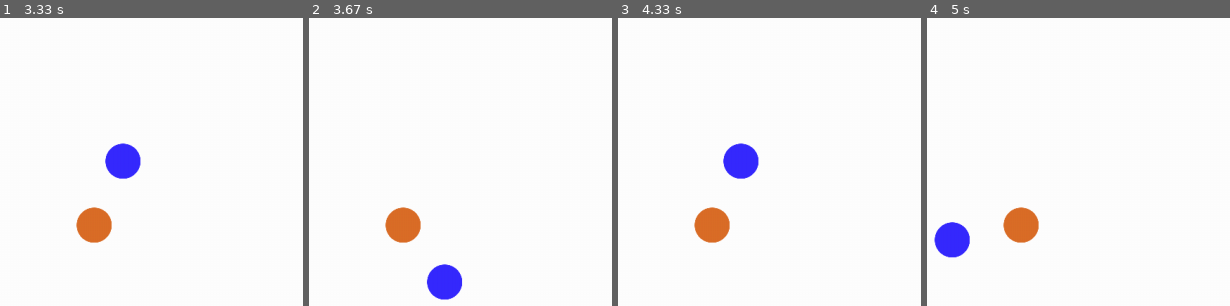
Above: before the commit, frames 1-4 (left to right).
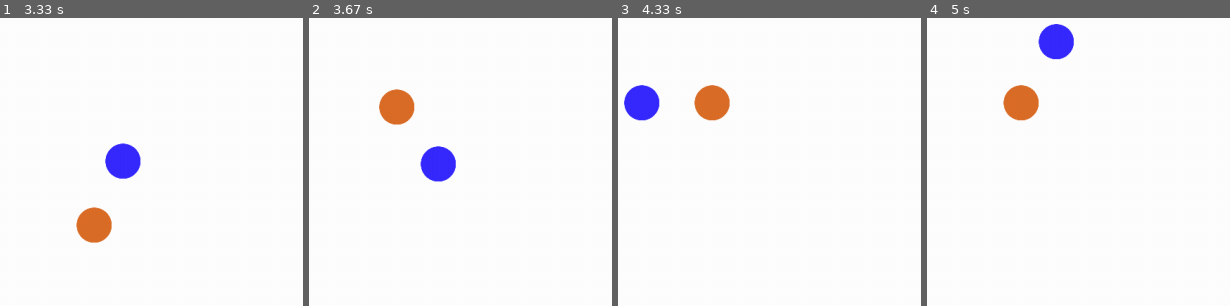
Above: after the commit, the same moments.

Repository: en0chC/Never-Ending-Circles
Game: pygame game, started from __main__.py
The game is run twice, just before and just after one commit, with the same random seed, the same clock (stepped at 60 frames per second) and the same inputs.
Inputs:
- Up to frame 1 (3.33 s): no input
- Up to frame 2 (3.67 s): tap D at 3.33 s
- Up to frame 3 (4.33 s): hold D 3.67-4.13 s; hold R from 4.17 s (still down)
- Up to frame 4 (5 s): release R at 4.63 s

Frame 1 is identical in both runs. In frame 2, 4.7% of the frame differs, in the area x 23-51%, y 24-98%; in frame 3, 4.7%, in the area x 1-47%, y 23-79%; in frame 4, 4.7%.

Commit message:
Circular motion mostly completed

Diff:
--- a/game.py
+++ b/game.py
@@ -11,7 +11,7 @@
 """
 #------------------------------------------------------------------------------
 from sys import exit # Used to exit the game
-from time import sleep # Used for counting down the start of the game
+from time import sleep # Used for the countdown at the start of the game
 #------------------------------------------------------------------------------
 import pygame
 #------------------------------------------------------------------------------
@@ -53,6 +53,20 @@
                     if event.key == pygame.K_ESCAPE:
                         pygame.quit()
                         exit()
+                    # Switch movement states of both circles
+                    if event.key == pygame.K_d:
+                        if (self.player.sprites()[0].moveState == "Move"):
+                            self.player.sprites()[0].moveState = "Fixed"
+                            self.player.sprites()[1].moveState = "Move"
+                        else:
+                            self.player.sprites()[0].moveState = "Move"
+                            self.player.sprites()[1].moveState = "Fixed"
+                    # Rotate direction of circular motion
+                    if event.key == pygame.K_r:
+                        self.player.sprites()[0].rotationPerSecond = \
+                        -(self.player.sprites()[0].rotationPerSecond)
+                        self.player.sprites()[1].rotationPerSecond = \
+                        -(self.player.sprites()[1].rotationPerSecond)
 
             # Game is running
             if self.gameState == "Running":
--- a/player.py
+++ b/player.py
@@ -9,7 +9,7 @@
 This module contains the player sprite. The player class takes type,
 windowSize, FPS and RPS as parameters. Type determines whether it is the blue
 or red circle, windowSize is the size of the display window, FPS is the frames
-per second and RPS is the rotations per second
+per second and RPS is the rotations per second.
 """
 #------------------------------------------------------------------------------
 import math # Used for circular motion of circles
@@ -44,8 +44,7 @@
             self.circMotionCenter = \
                 (windowSize[0] // 2 - 100, windowSize[1] // 2)
 
-
-
+    # Moves the circle in circular motion
     def move(self):
         if self.moveState == "Move":
             radius = 100
@@ -58,9 +57,13 @@
                 (self.circMotionCenter[0] + (radius * math.sin(self.angle)),
                 self.circMotionCenter[1] + (radius * math.cos(self.angle)))
 
-    # Set the center of circular motion to the center of the other circle
+    # Set center of circular motion and starting position of fixed circle
     def updateCircMotionCenter(self, otherCircle):
-        self.circMotionCenter = otherCircle.rect.center
+        if self.moveState == "Fixed":
+            self.circMotionCenter = otherCircle.rect.center
+            # Set the starting position of circular motion to opposite
+            # the other circle's position
+            self.angle = (otherCircle.angle + math.pi) % (2*math.pi)
 
 
 
Binary file added: assets/images/concrete.jpg
Not shown, added: assets/images/100x100px grid.psd
